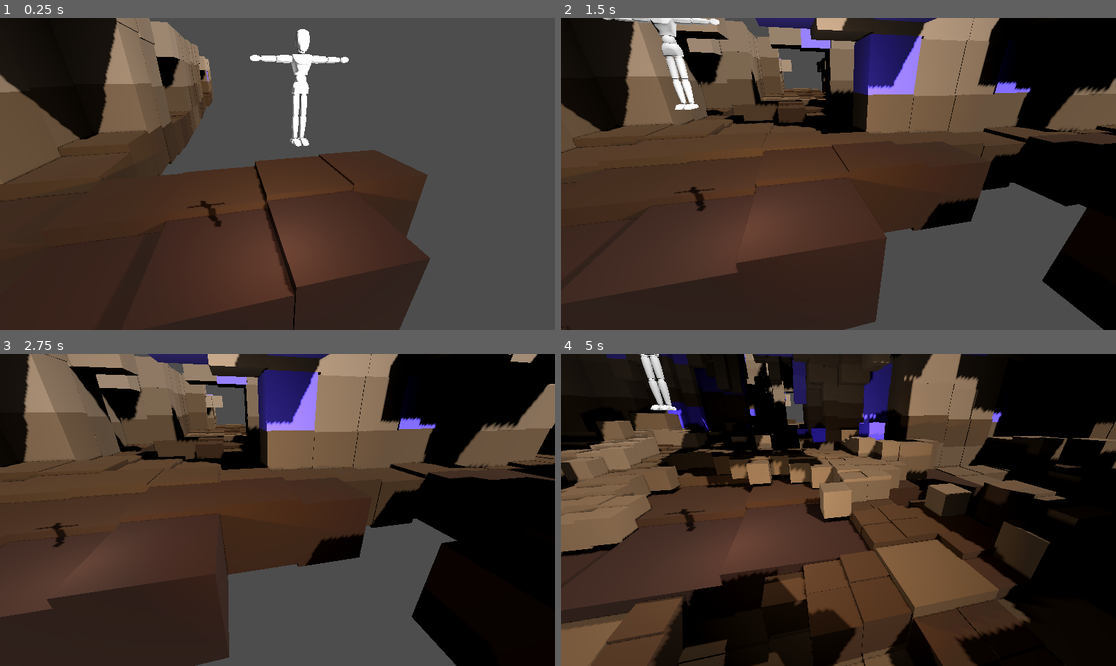
Above: before the commit, frames 1-4 (two rows, left to right).
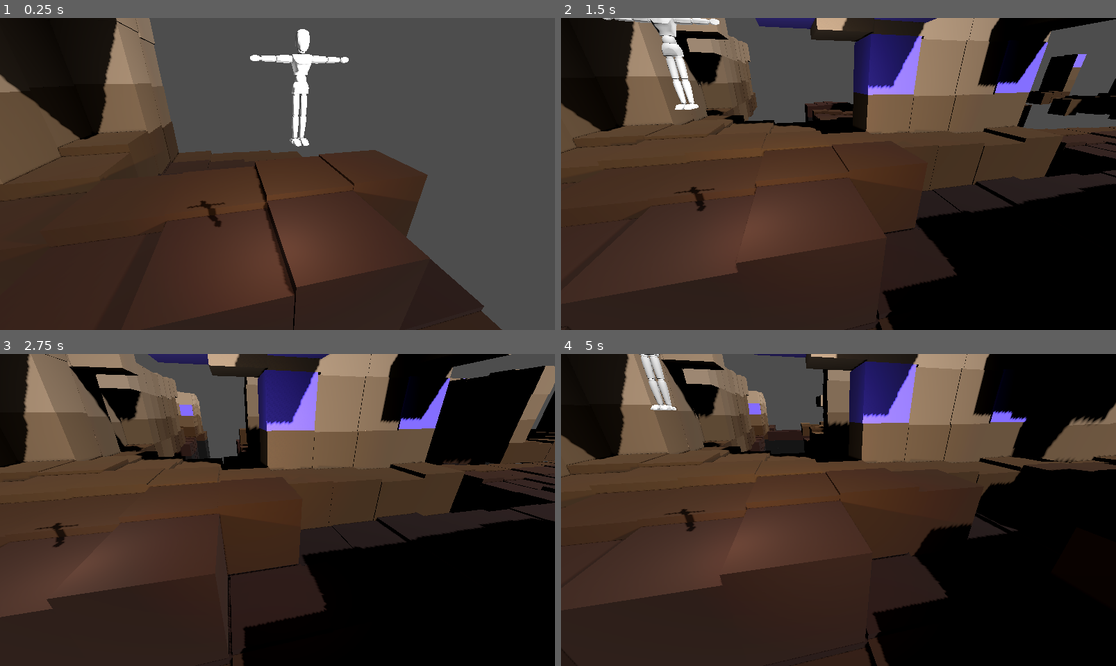
Above: after the commit, the same moments.

Repository: CodedNil/TestingVoxels
Game: Godot game, scene res://main_scene.tscn
Same seed, same stepped clock (60 frames per second), same inputs: the game is played once before the commit and once after it.
Inputs (mouse positions are in pixels of both pictures, inside the frame that each line leads up to):
- Up to frame 1 (0.25 s): no input
- Up to frame 2 (1.5 s): tap Enter at 0.5 s; move the mouse to (960, 158) at 0.52 s; hold D 0.53-1.25 s; tap Q at 0.6 s; click (960, 158) at 0.67 s; drag from (727, 189) to (810, 236) at 1.27 s
- Up to frame 3 (2.75 s): move the mouse to (333, 441) at 2.02 s; hold D from 2.03 s (still down); tap Shift at 2.1 s
- Up to frame 4 (5 s): release D at 2.75 s; drag from (810, 572) to (672, 463) at 2.77 s; move the mouse to (1005, 556) at 3.52 s; hold A 3.53-4.25 s; tap Q at 3.6 s; drag from (672, 463) to (755, 432) at 4.27 s

The runs differ from the first frame. In frame 1, 5.7% of the frame differs, in the area x 27-91%, y 1-100%; in frame 2, 25%; in frame 3, 24%; in frame 4, 50%, in the area x 0-100%, y 0-100%.

Commit message:
Spiral chunk loading, needs circle limiting

Diff:
--- a/voxel_gen.gd
+++ b/voxel_gen.gd
@@ -6,9 +6,9 @@
 
 const roomSpacing: float = 70
 
-const renderDistance: int = 7
-const renderVerticalBounds: float = 10
-
+const renderDistance: int = 24
+
+const maxChunksPerFrame: int = 3 # Max number of chunks to generate each update frame
 const maxReleasePerFrame: int = 400  # Max number of subdivisions to release each update frame
 
 # Get number of quality levels, based on the largest and smallest voxel size
@@ -297,16 +297,24 @@
 	print("FPS ", Engine.get_frames_per_second())
 
 	# Only update one chunk per frame max
-	var updatedChunk = false
+	var newChunks: int = 0
 	var chunkToProgress = []
 	var chunkToRelease = null
 	var renderDists = [0]
 	for dist in range(1, renderDistance):
 		renderDists.append(dist)
 		renderDists.append(-dist)
-	for x in renderDists:
-		for z in renderDists:
-			for y in renderDists:
+
+	# Loop through chunks in a spiral pattern
+	var hRD: float = float(renderDistance) / 2
+	var x: float = 0
+	var z: float = 0
+	var dx: float = 0
+	var dz: float = -1
+	for i in range(renderDistance**2):
+		if (-hRD <= x and x <= hRD) and (-hRD <= z and z <= hRD):
+			# Get chunk position
+			for y in [0, -1]:
 				# Get chunks distance for quality level
 				var chunkDistance = Vector3(x, y, z).length()
 				# Get the chunks minimum voxel size, based on how close it is to the camera, halved from max each time
@@ -315,21 +323,16 @@
 				)
 				var newVoxelSize = largestVoxelSize / pow(2, subdivisionLevel)
 
-				var renderChunkPos = cameraChunkPos + Vector3(x, y, z) * chunkSize
-				# Skip vertical chunks
-				if (
-					renderChunkPos.y > renderVerticalBounds
-					or renderChunkPos.y < -renderVerticalBounds
-				):
-					continue
+				var renderChunkPos = Vector3(cameraChunkPos.x + x * chunkSize, y * chunkSize, cameraChunkPos.z + z * chunkSize)
 
 				var chunk = chunks.get(renderChunkPos)
 				if chunk == null:
 					chunk = Chunk.new(renderChunkPos)
 					add_child(chunk)
 					chunks[renderChunkPos] = chunk
-					updatedChunk = true
-					break
+					newChunks += 1
+					if newChunks > maxChunksPerFrame:
+						break
 				else:
 					if chunk.progressSubdivisions.size() != 0:
 						chunkToProgress.append(chunk)
@@ -341,9 +344,15 @@
 							and chunk.progressSubdivisions.size() == 0
 						):
 							chunkToRelease = chunk
-			if updatedChunk:
-				break
-		if updatedChunk:
+		# Rotate the spiral
+		if (x == z) or (x < 0 and x == -z) or (x > 0 and x == 1 - z):
+			var t = dx
+			dx = -dz
+			dz = t
+		x += dx
+		z += dz
+
+		if newChunks > maxChunksPerFrame:
 			break
 
 	# Progress on random chunk
